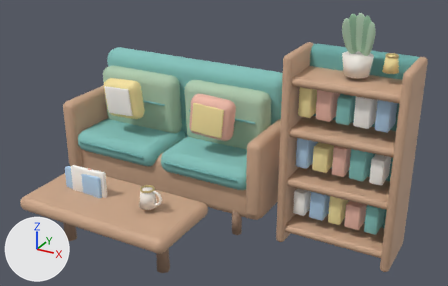
The glTF model public/assets/interiors/glb/civic-lounge-suite.glb as it was, and as the next commit left it.
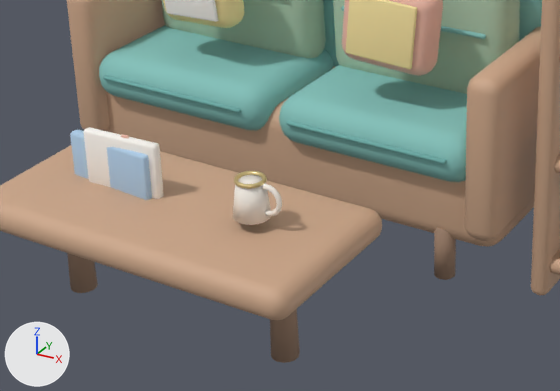
The first picture shows the older version from a camera (50 mm lens) standing at (3.1, -4.63, 3.07) and looking at (0.77, -0.4, 0.95). The close-ups show the older and then the newer version on the part from 7% to 65% of the width and 37% to 100% of the height of that picture. Only the edits that show in the close-ups are written down. The axes (+X, +Y, +Z) are drawn at lower left. The lights are the same throughout. Where no turn or scale is listed for an object, it has been applied to the vertices.

Script lines for the objects in view, before the commit:
```python
me_cone_006 = bpy.data.meshes.new('Cone.006')
me_cone_006.from_pydata(...)  # a 22-sided cut cone along z (radius 0.072 at the low end, 0.054 at the high end) spanning x -0.0713..0.0713, y -0.072..0.072, z -0.072..0.072
me_cone_006.materials.append(mat_civic_warm_ceramic)  # white #f8f2e9
me_cube_003 = bpy.data.meshes.new('Cube.003')
me_cube_003.from_pydata(...)  # 216 vertices, 428 faces; spans x -0.44..0.44, y -0.111..0.111, z -0.31..0.31
me_cube_003.materials.append(mat_civic_sage_textile)  # light grey #b0ccb1
me_cube_019 = bpy.data.meshes.new('Cube.019')
me_cube_019.from_pydata(...)  # 56 vertices, 108 faces; spans x -0.17..0.17, y -0.028..0.028, z -0.12..0.12
me_cube_019.materials.append(mat_civic_paper)  # white #fbf8f2
ob_loungebackcushion__1 = bpy.data.objects.new('LoungeBackCushion_-1', me_cube_003)
ob_loungebackcushion__1.location = (-0.49, 0.17, 0.94)
ob_loungebooktwo = bpy.data.objects.new('LoungeBookTwo', me_cube_019)
ob_loungebooktwo.location = (-0.14, -1.1, 0.67)
ob_loungecup_body = bpy.data.objects.new('LoungeCup_body', me_cone_006)
ob_loungecup_body.location = (0.46, -1.1, 0.68)
# also in view: 'LoungeCoffeeLeg_0.58' at (0.58, -1.1, 0.25); 'LoungePillowButterInset' at (-0.48, -0.22, 1.05); 'LoungePillowCoral' at (0.5, -0.13, 1.04); 'LoungeFoot_0.82_-0.25' at (0.82, -0.25, 0.12); 'LoungeSeatSeam_-1' at (-0.5, -0.37, 0.6)
```
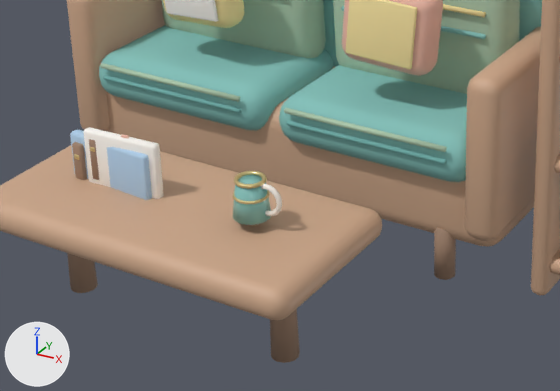
Changed parts and their boxes [x1, y1, x2, y2] in the close-ups (560 x 391 px):
'LoungeCup_body', recoloured (darker)
    both: [233, 175, 271, 225]
'LoungeSeatPiping_1', added
    after: [284, 108, 447, 152]
'LoungeSeatPiping_-1', added
    after: [100, 63, 240, 102]
'LoungeBookOne_spine_inset', added
    after: [72, 142, 87, 180]
'LoungeBookTwo_spine_inset', added
    after: [89, 139, 99, 180]
'LoungeBackPiping_1', added
    after: [443, 4, 486, 17]
'LoungeCup_glaze_band', added
    after: [232, 190, 270, 204]

What the commit changed:
Material 'Civic teal glaze' (mat_civic_teal_glaze) is new.
Its base color is (0.239, 0.553, 0.514) (cyan #86c4be).
Its roughness is 0.29.
me_cone_006 has 44 vertices, 84 faces and spans x -0.0713..0.0713, y -0.072..0.072, z -0.072..0.072.
me_cone_006 no longer uses material mat_civic_warm_ceramic (white #f8f2e9).
me_cone_006 gains material mat_civic_teal_glaze (cyan #86c4be).
Mesh me_torus_001_1 is new.
It has 120 vertices, 240 faces and spans x -0.0684..0.0684, y -0.0684..0.0684, z -0.0056..0.0056.
It uses material mat_civic_brushed_brass (beige #e2cc91).
Mesh me_cube_023_1 is new.
It has 24 vertices, 44 faces and spans x -0.021..0.021, y -0.022..0.022, z -0.091..0.091.
It uses material mat_civic_walnut (brown #9e806a).
Mesh me_cube_019_1 is new.
It has 24 vertices, 44 faces and spans x -0.025..0.025, y -0.026..0.026, z -0.106..0.106.
It uses material mat_civic_walnut (brown #9e806a).
Mesh me_cone_003_1 is new.
It has 20 vertices, 36 faces and spans x -0.345..0.345, y -0.011..0.011, z -0.01..0.01.
It uses material mat_civic_butter_textile (beige #f8e5a3).
Mesh me_cone_002_1 is new.
It has 20 vertices, 36 faces and spans x -0.38..0.38, y -0.012..0.012, z -0.011..0.011.
It uses material mat_civic_sage_textile (light grey #b0ccb1).
Object 'LoungeCup_glaze_band' (ob_loungecup_glaze_band) is new; it shows me_torus_001_1.
Its location is (0.46, -1.1, 0.694).
Object 'LoungeBookTwo_spine_inset' (ob_loungebooktwo_spine_inset) is new; it shows me_cube_023_1.
Its location is (-0.266, -1.106, 0.67).
Object 'LoungeBookOne_spine_inset' (ob_loungebookone_spine_inset) is new; it shows me_cube_019_1.
Its location is (-0.348, -1.106, 0.61).
Object 'LoungeBackPiping_1' (ob_loungebackpiping_1) is new; it shows me_cone_003_1.
Its location is (0.49, 0.053, 1.08).
Object 'LoungeSeatPiping_1' (ob_loungeseatpiping_1) is new; it shows me_cone_002_1.
Its location is (0.5, -0.372, 0.66).
Object 'LoungeSeatPiping_-1' (ob_loungeseatpiping__1) is new; it shows a copy of me_cone_002_1.
Its location is (-0.5, -0.372, 0.66).
